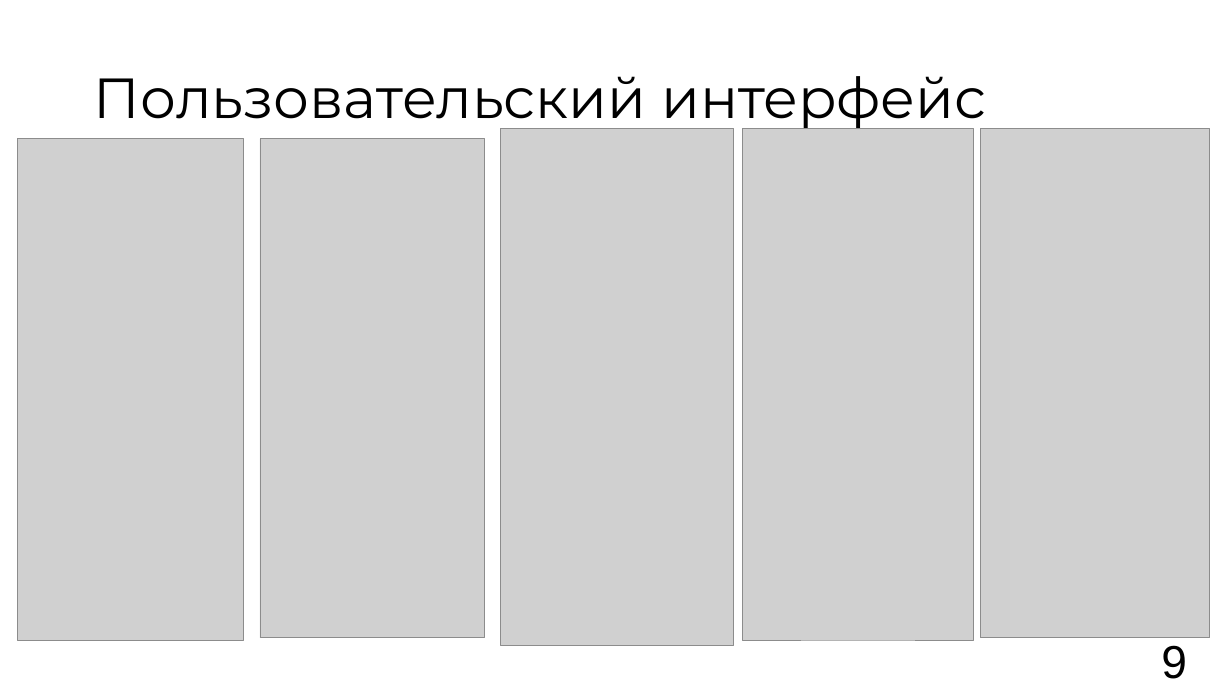
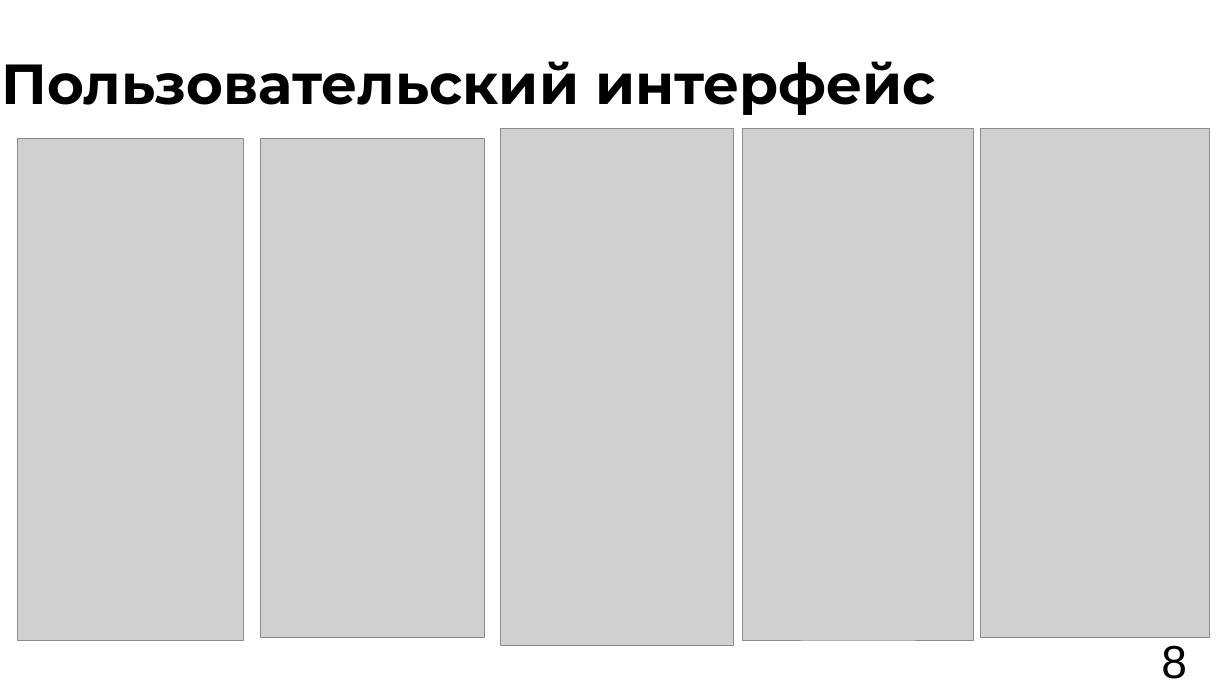
Before and after one commit to vafeenHub/VSU-scientific-activities_6-7-8-semester, a slide deck: slide 8 of src/works/diploma/presentation.odp (slide 9 before the commit). Drawn at 1232x693 pixels with LibreOffice and Linux fonts; fonts in the diff are those of the drawing; grey boxes stand for pictures. Boxes give left, top, right and bottom in pixels: in the first picture for what was removed or moved away, otherwise in the second. Text is boxed around its words. In the diff, an @@ line names an element or a change of style, - is before the commit and + after.

```diff
--- a/src/works/diploma/presentation.odp
+++ b/src/works/diploma/presentation.odp
@@ title "Пользовательский интерфейс": place and size @@
-title "Пользовательский интерфейс" at box(94, 76, 986, 131)
+title "Пользовательский интерфейс" at box(1, 61, 937, 115)
@@ title "Пользовательский интерфейс" at box(1, 61, 937, 115): bold on @@
@@ text at box(1161, 645, 1187, 679): text changed @@
-9
+8
```
Also in this commit, not shown: 4 other slides changed, 5 slides added, 6 slides removed, 3 other files.
